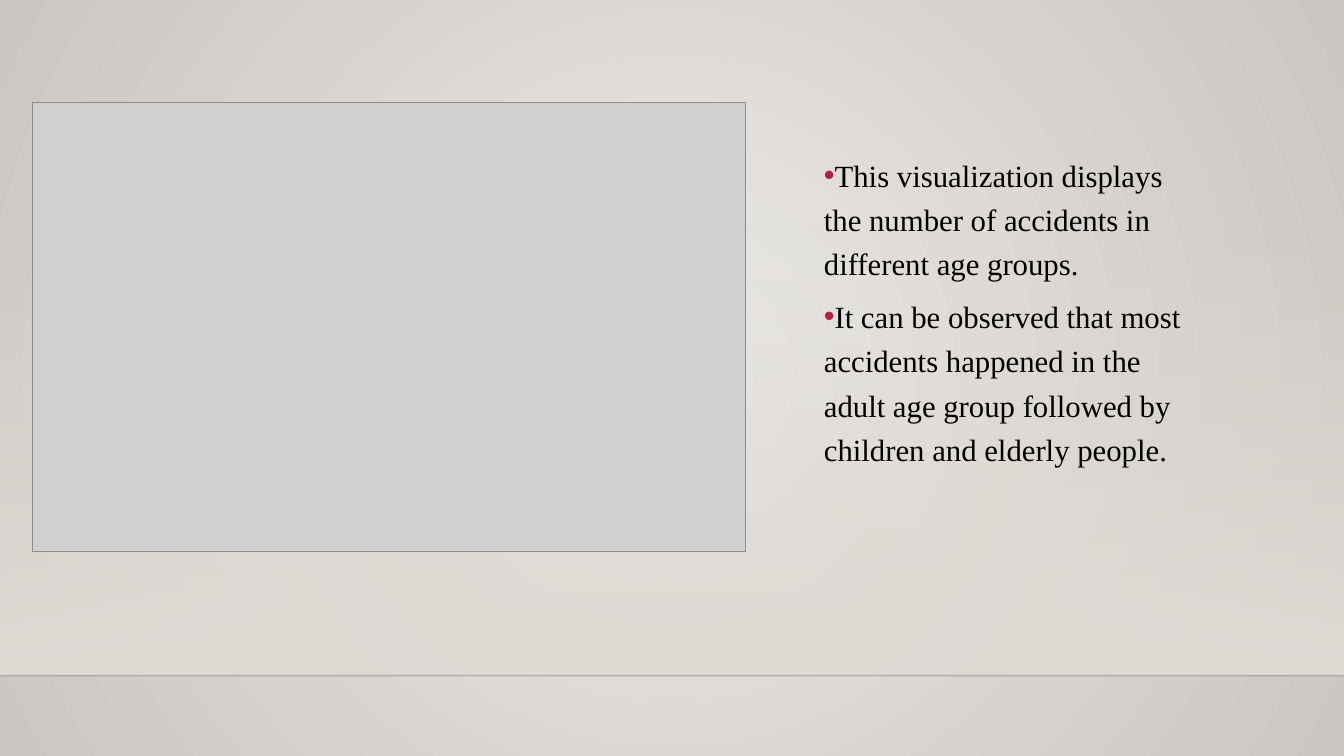
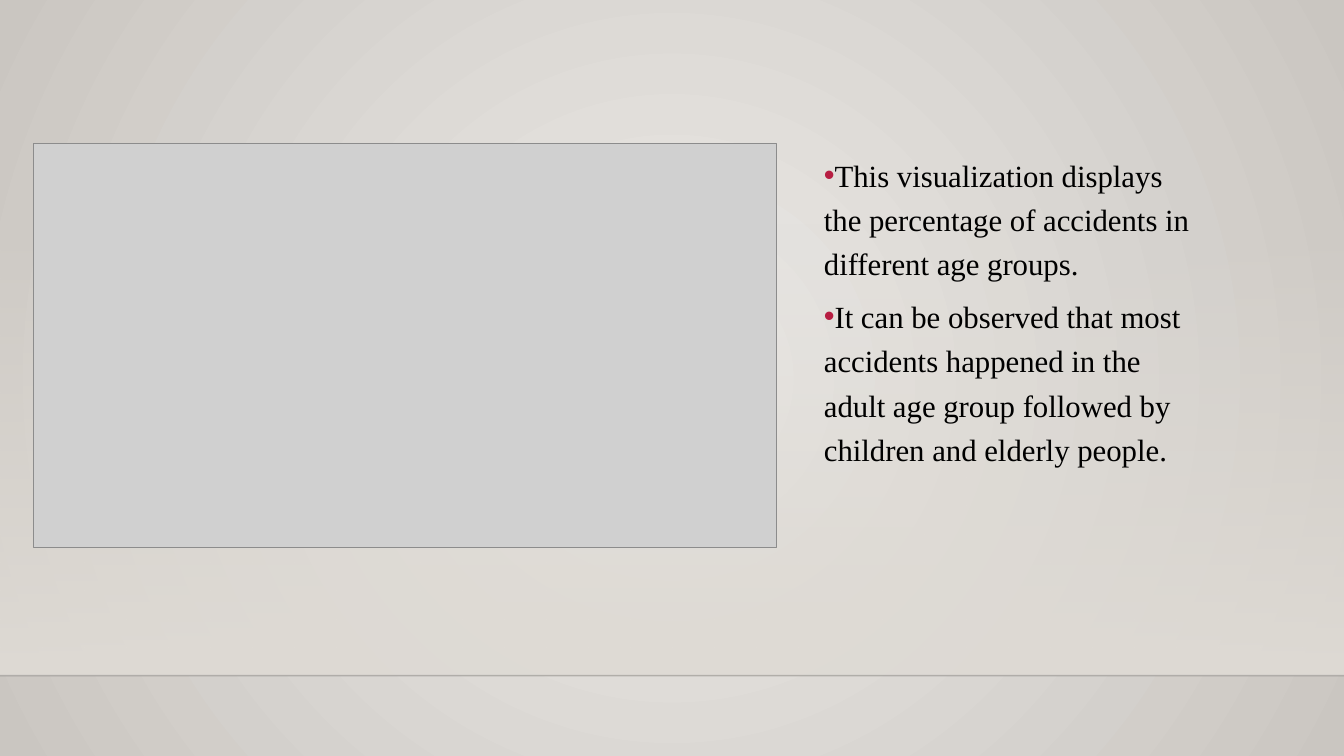
Before and after one commit to rajgabani/DAB-103-006-001, a slide deck: slide 16 of Project.pptx (slide 44 before the commit). Drawn at 1344x756 pixels with LibreOffice and Linux fonts; fonts in the diff are those of the drawing; grey boxes stand for pictures; background and template pictures are left out. Boxes give left, top, right and bottom in pixels: in the first picture for what was removed or moved away, otherwise in the second. Text is boxed around its words. In the diff, an @@ line names an element or a change of style, - is before the commit and + after.

```diff
--- a/Project.pptx
+++ b/Project.pptx
@@ picture: place and size @@
-picture at box(32, 103, 746, 552)
+picture at box(33, 144, 776, 547)
@@ text at box(824, 165, 1189, 281): text changed @@
-• This visualization displays the number of accidents in different age groups.
+• This visualization displays the percentage of accidents in different age groups.
```
Also in this commit, not shown: 18 other slides changed, 4 slides added, 38 slides removed, 2 other files.
